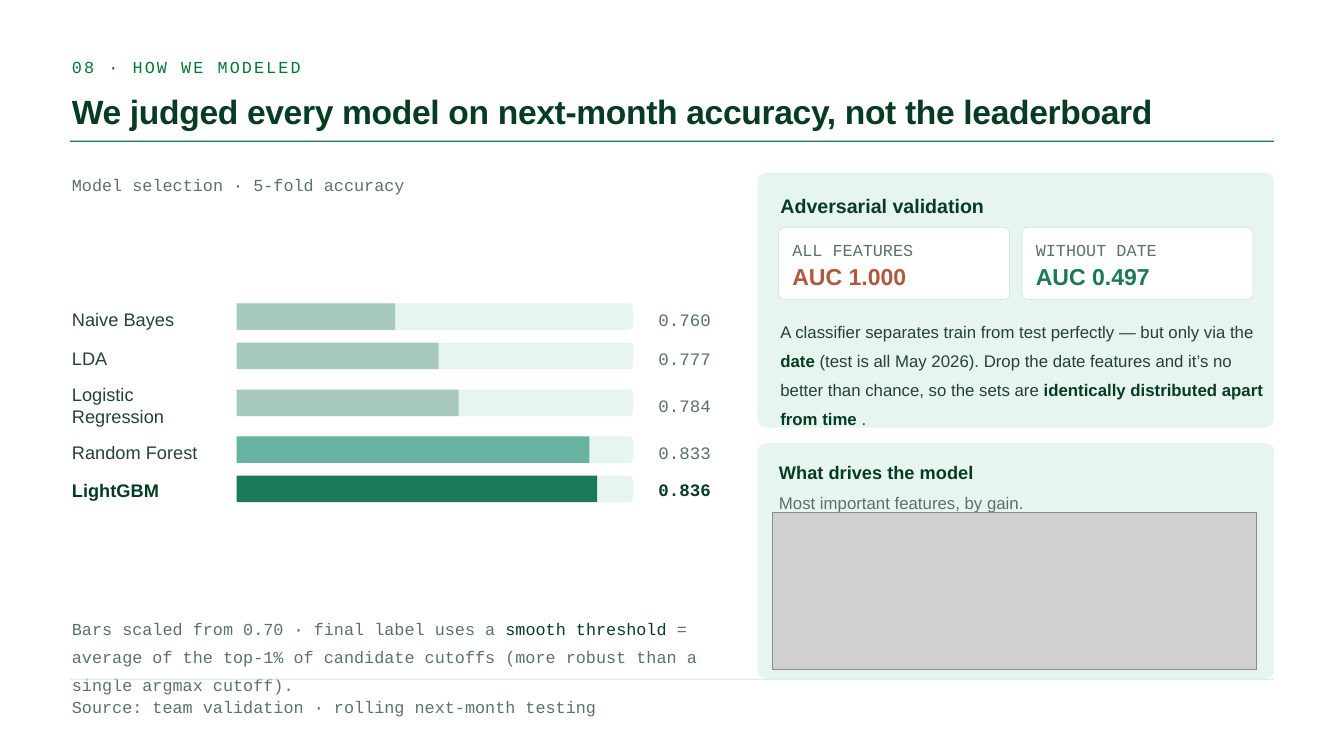
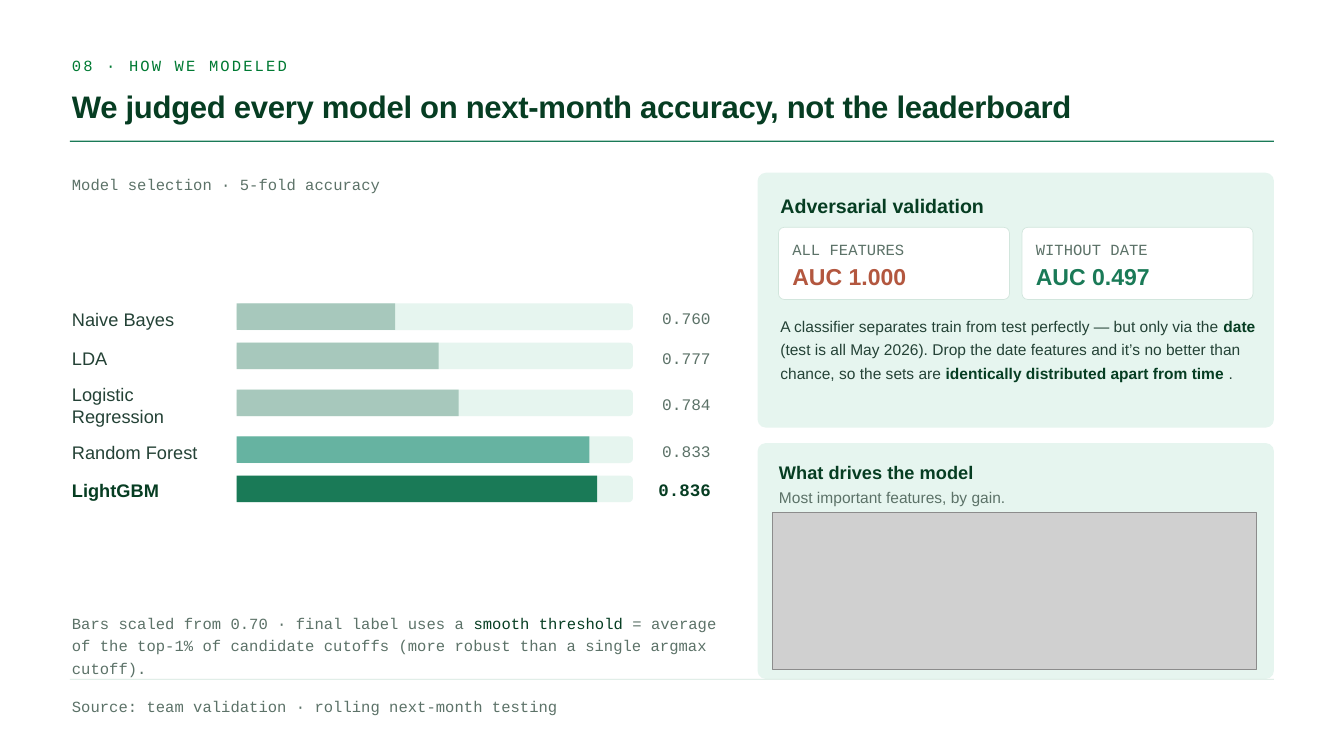
Before and after one commit to GianlucaBave/final-data-finance, a slide deck: slide 8 of presentation/Consulting_Finance_ML_Slides.pptx. Drawn at 1344x756 pixels with LibreOffice and Linux fonts; fonts in the diff are those of the drawing; grey boxes stand for pictures. Boxes give left, top, right and bottom in pixels: in the first picture for what was removed or moved away, otherwise in the second. Text is boxed around its words. In the diff, an @@ line names an element or a change of style, - is before the commit and + after.

```diff
--- a/presentation/Consulting_Finance_ML_Slides.pptx
+++ b/presentation/Consulting_Finance_ML_Slides.pptx
@@ text "We judged every model on ..." at (72,95,1072,124): size 36 to 33.3 pt; line spacing 1.12 to 1.02 @@
@@ text "A classifier separates train from ..." at (780,320,1255,382): size 18 to 16.6 pt; line spacing 1.45 to 1.25 @@
@@ size 18.8 to 17.3 pt in 4 elements at (662,313,711,324), (662,353,711,364), (662,399,711,410), (662,446,711,457) @@
@@ text "Most important features, by gain." at (779,492,1006,506): size 18 to 16.6 pt; line spacing 1.3 to 1.1 @@
@@ text "Bars scaled from 0.70 · ..." at (72,618,716,677): size 18 to 16.6 pt; line spacing 1.4 to 1.2 @@
@@ size 18 to 16.6 pt in 5 elements at (72,60,287,71), (72,179,380,193), (792,244,905,255), (1036,244,1147,255), (72,701,557,715) @@
```
Also in this commit, not shown: 12 other slides changed, 1 other file.
